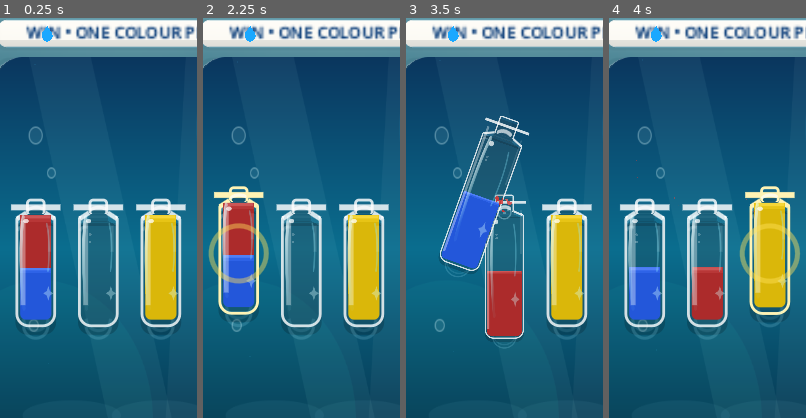
Above: before the commit, frames 1-4 (left to right).
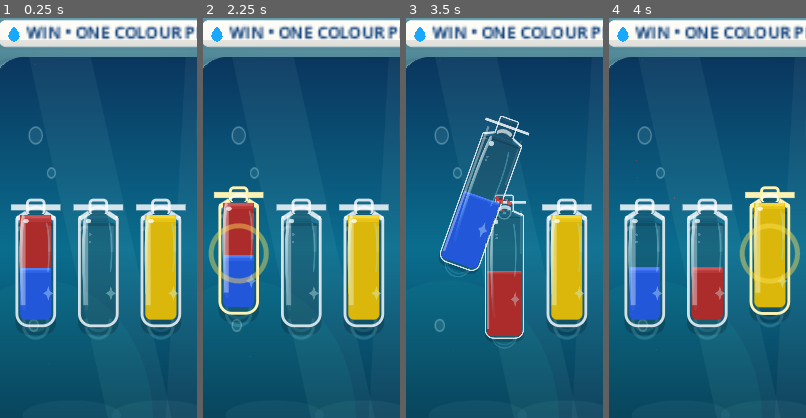
Above: after the commit, the same moments.

Repository: eghosa001/unjam
Game: Godot game, scene res://scenes/WaterSort.tscn
Two runs of this game, one before a commit and one after it. Both use one fixed random seed, a clock stepped at 60 frames per second and the inputs below. This scene is started directly instead of the project's main scene.
Inputs (mouse positions are % of the whole screen's width and height, from its top left):
- Up to frame 1 (0.25 s): no input
- Up to frame 2 (2.25 s): click "←" at 0.5 s; click "↻" at 1.25 s; click (16, 47) at 2 s
- Up to frame 3 (3.5 s): click (32, 47) at 2.75 s
- Up to frame 4 (4 s): click (48, 47) at 3.5 s
The pictures show only the part of the screen within x 7-57%, y 15-65%; the shares and areas given below are measured in that part.

The runs differ from the first frame. In frame 1, 0.3% of the frame differs, in the area x 4-27%, y 2-6%; in frame 2, 0.3%; in frame 3, 0.3%; in frame 4, 0.3%.

Commit message:
Improve playfield contrast and prevent objective icon/text collision

Diff:
--- a/scripts/game/water_sort_casual.gd
+++ b/scripts/game/water_sort_casual.gd
@@ -241,7 +241,7 @@
 		Vector2(4,7), Vector2(0,9), Vector2(-4,7),
 		Vector2(-6,3), Vector2(-5,-1)
 	])
-	drop.position = Vector2(74,144)
+	drop.position = Vector2(39,144)
 	canvas.add_child(drop)
 
 func _add_water_bulb_icon(button: Button) -> void:
